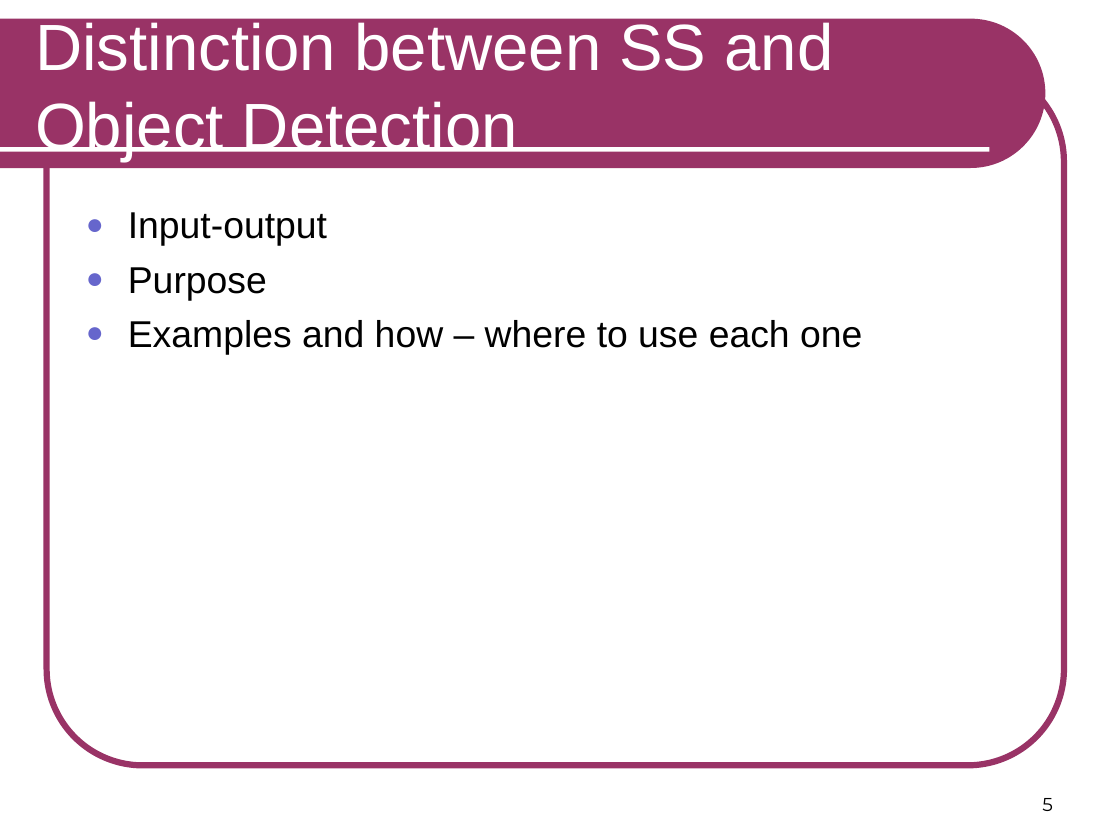
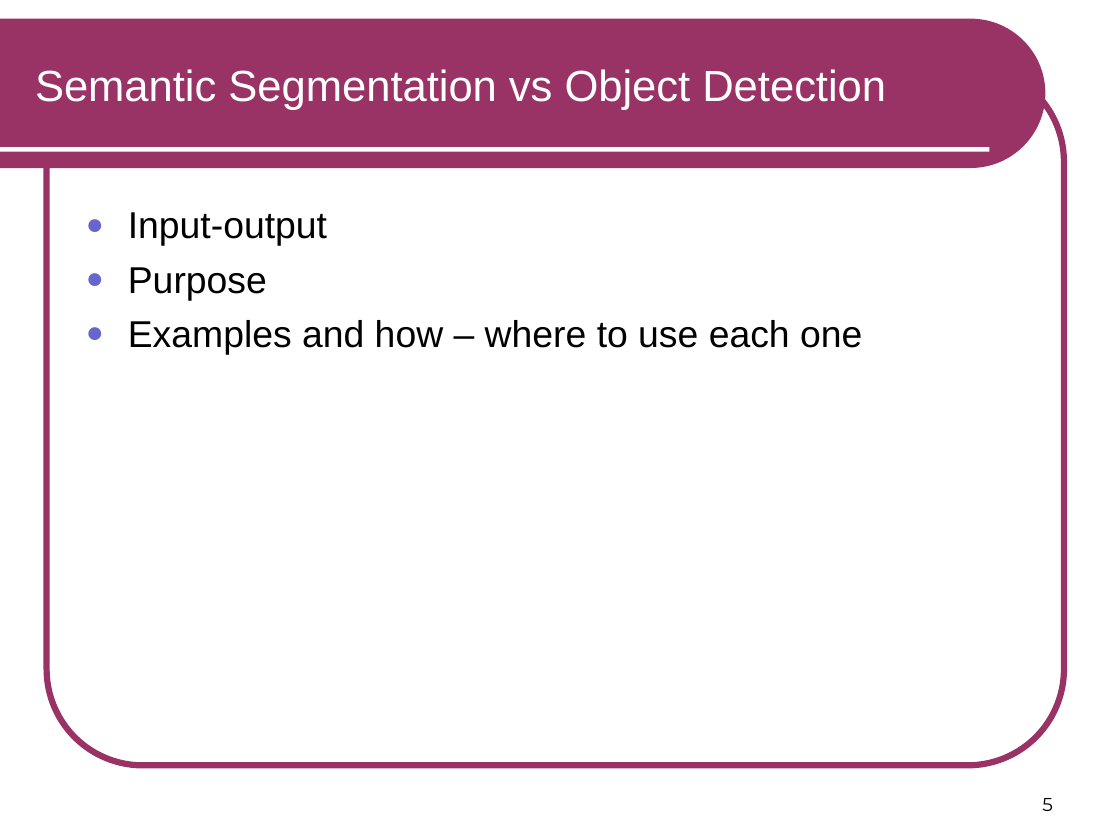
Before and after one commit to RSIP/SSI-SemanticSegmentation, a slide deck: slide 5 of template_slides.ppt. Drawn at 1120x840 pixels with LibreOffice and Linux fonts; fonts in the diff are those of the drawing. Boxes give left, top, right and bottom in pixels: in the first picture for what was removed or moved away, otherwise in the second. Text is boxed around its words. In the diff, an @@ line names an element or a change of style, - is before the commit and + after.

```diff
--- a/template_slides.ppt
+++ b/template_slides.ppt
@@ title at box(35, 69, 886, 110): text changed; size 42 to 28 pt @@
-Distinction between SS and Object Detection
+Semantic Segmentation vs Object Detection
```
Also in this commit, not shown: 3 other slides changed, 9 slides added, 3 slides removed.
